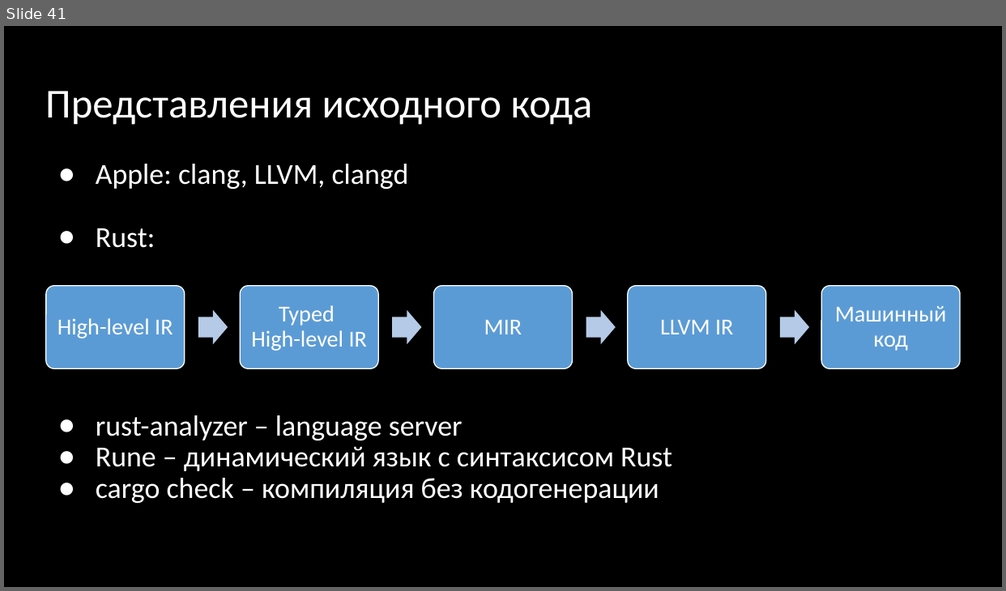
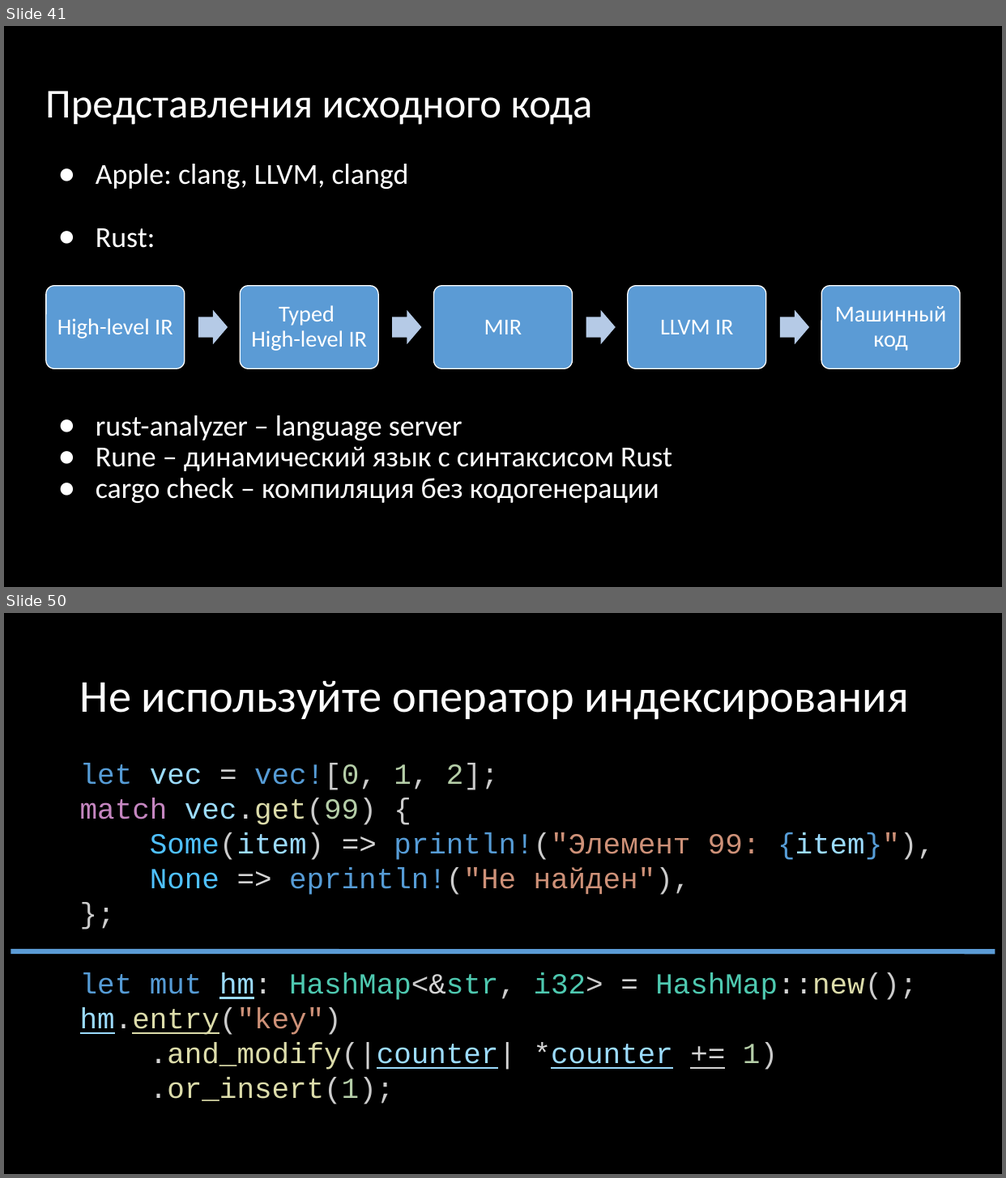
Before and after one commit to Gordon01/learn-rust, a slide deck: keynotes/Rust 2024.pptx. Shown one above the other, each under a label of ours: slide 41 before the commit, slides 41 and 50 after it; the slides between them are not shown. The pictures are 1006x591 and 1006x1178 pixels, drawn with LibreOffice and Linux fonts; fonts in the diff are those of the drawing. Boxes give left, top, right and bottom in pixels: in the first picture for what was removed or moved away, otherwise in the second. Text is boxed around its words. In the diff, an @@ line names an element or a change of style, - is before the commit and + after.

```diff
--- a/keynotes/Rust 2024.pptx
+++ b/keynotes/Rust 2024.pptx
@@ slide 50 added at (4,613,1002,1174), background #000000 @@
@@ title added at (80,681,910,720), 44 pt, text #FFFFFF @@
+Не используйте оператор индексирования
@@ text added at (80,763,935,1105), 28 pt, text #569CD6 @@
+let vec = vec![0, 1, 2];
+match vec.get(99) {
+Some(item) => println!("Элемент 99: {item}"),
+None => eprintln!("Не найден"),
+};
+let mut hm: HashMap<&str, i32> = HashMap::new();
+hm.entry("key")
+.and_modify(|counter| *counter += 1)
+.or_insert(1);
@@ line added from (10, 952) to (995, 952), #5B9BD5 4.75 pt @@
```
Also in this commit, not shown: 24 other slides added, 9 other files.
